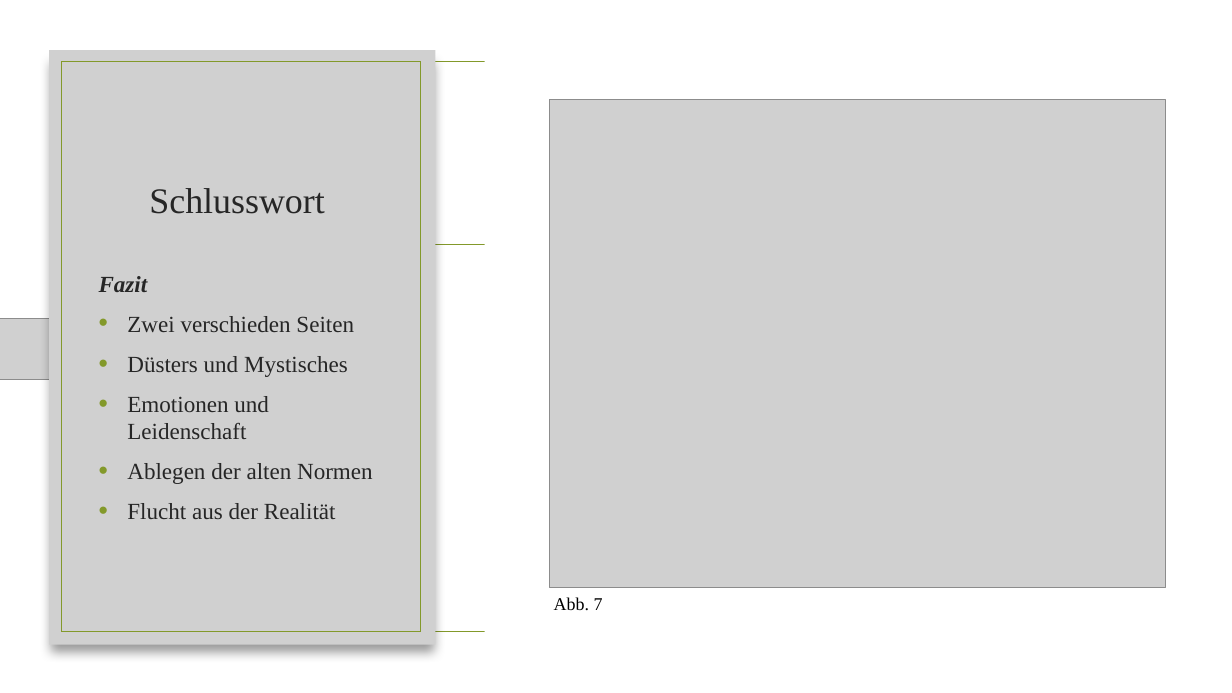
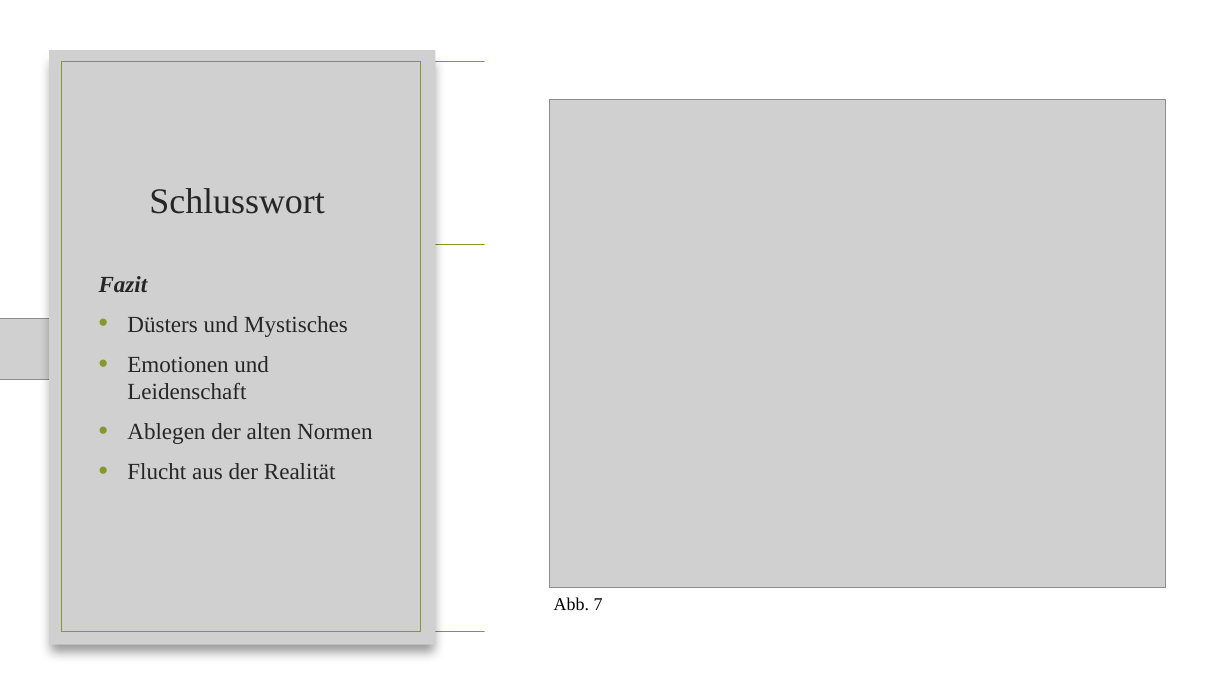
Before and after one commit to AkazeX/Schule, a slide deck: slide 12 of BM/Deutsch/Romantik/Romantik.pptx. Drawn at 1232x693 pixels with LibreOffice and Linux fonts; fonts in the diff are those of the drawing; grey boxes stand for pictures; background and template pictures are left out. Boxes give left, top, right and bottom in pixels: in the first picture for what was removed or moved away, otherwise in the second. Text is boxed around its words. In the diff, an @@ line names an element or a change of style, - is before the commit and + after.

```diff
--- a/BM/Deutsch/Romantik/Romantik.pptx
+++ b/BM/Deutsch/Romantik/Romantik.pptx
@@ text at (x1=127, y1=316, x2=354, y2=332): paragraph removed @@
-• Zwei verschieden Seiten
```
Also in this commit, not shown: 2 other slides changed.
